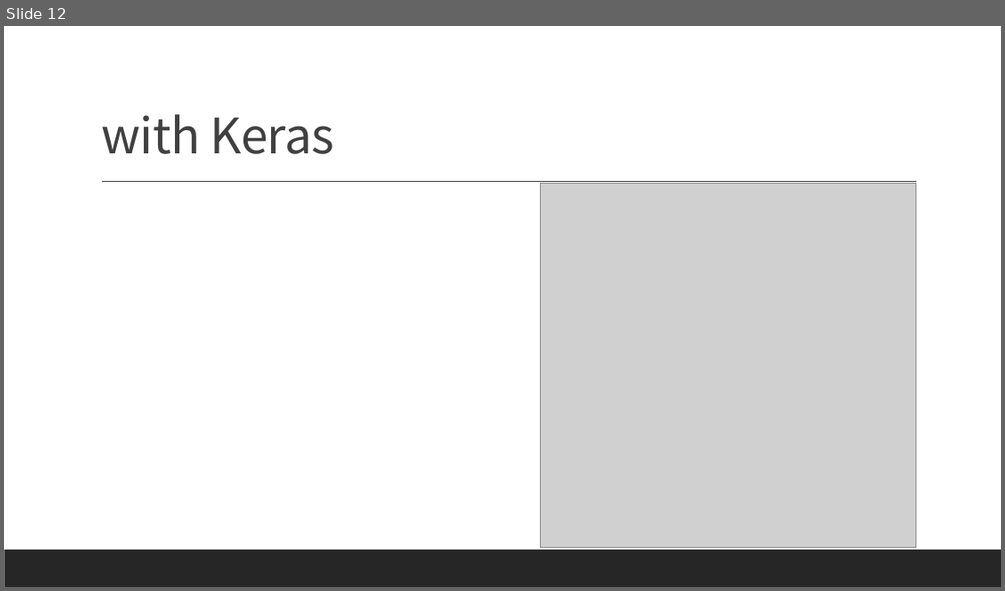
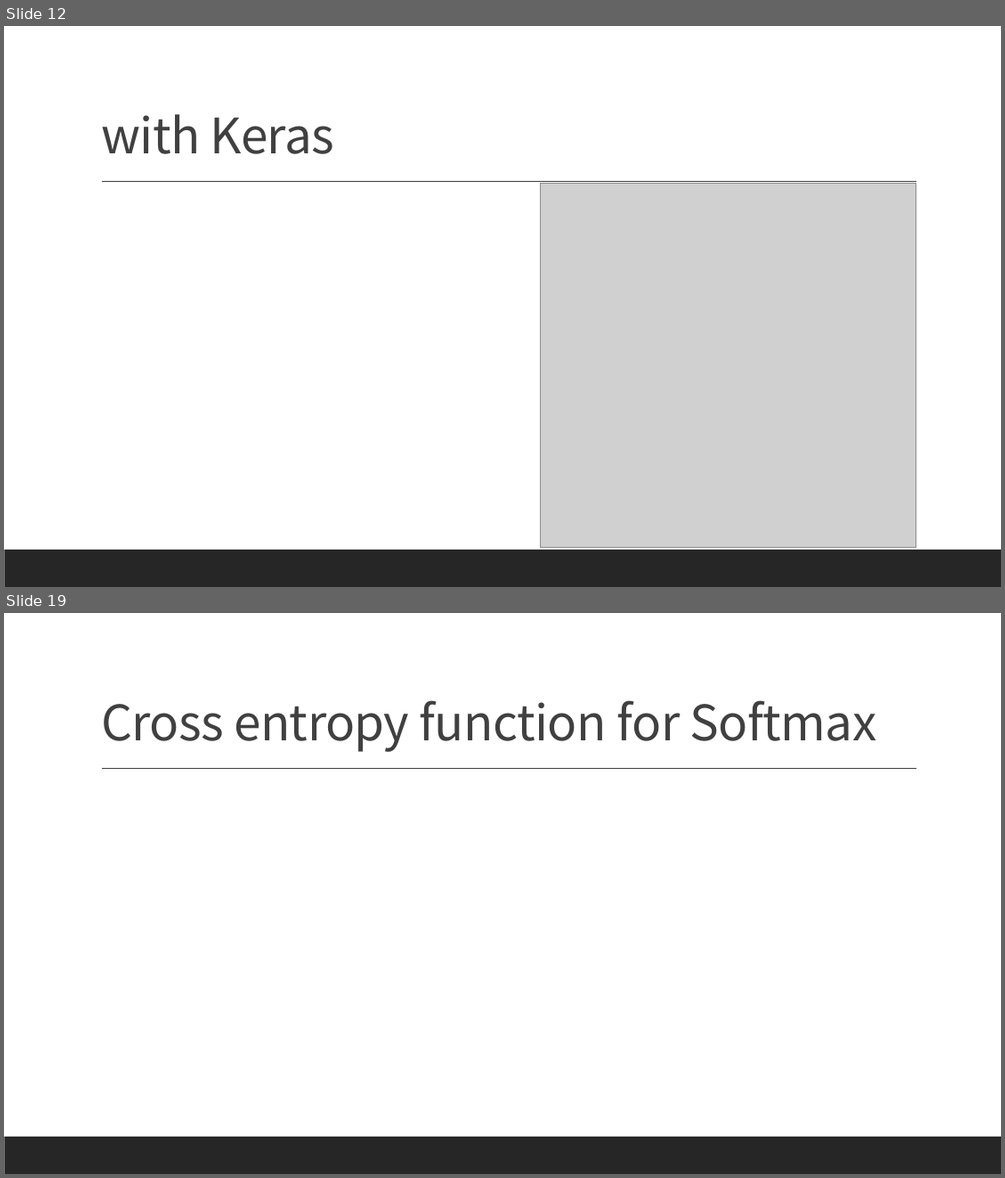
Before and after one commit to Sion1225/Study-Deeplearning-NLP, a slide deck: Presentation/ppt 6.pptx. Shown one above the other, each under a label of ours: slide 12 before the commit, slides 12 and 19 after it; the slides between them are not shown. The pictures are 1005x591 and 1005x1178 pixels, drawn with LibreOffice and Linux fonts; fonts in the diff are those of the drawing; grey boxes stand for pictures. Boxes give left, top, right and bottom in pixels: in the first picture for what was removed or moved away, otherwise in the second. Text is boxed around its words. In the diff, an @@ line names an element or a change of style, - is before the commit and + after.

```diff
--- a/Presentation/ppt 6.pptx
+++ b/Presentation/ppt 6.pptx
@@ slide 19 added at [4,613,1001,1174], background #FFFFFF; not listed: 2 template elements that a slide beside it also shows @@
@@ title added at [101,700,876,752], 47 pt, text #404040 @@
+Cross entropy function for Softmax
```
Also in this commit, not shown: 7 other slides added, 1 other file.
